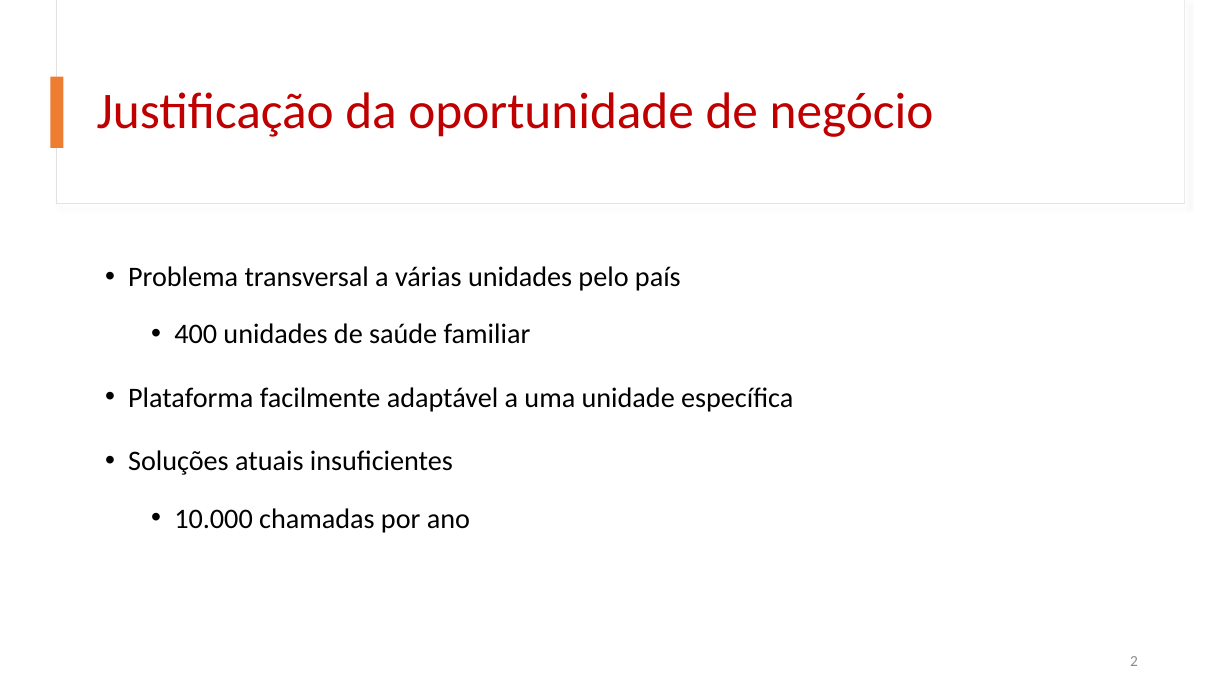
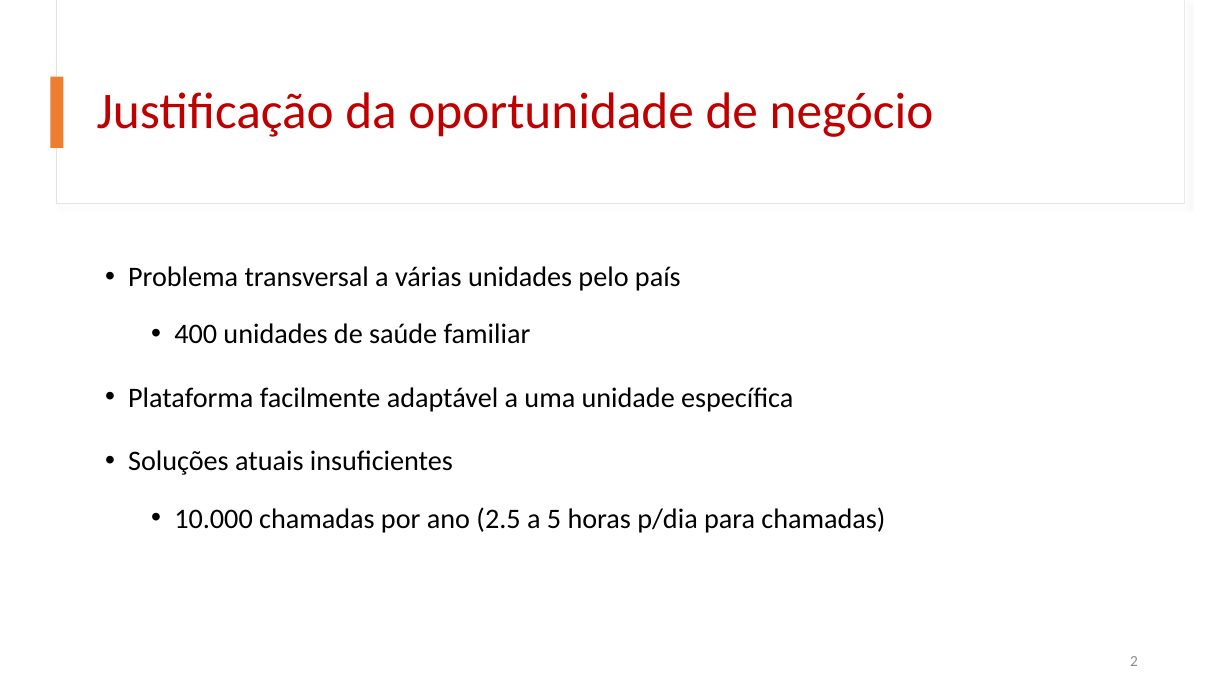
Before and after one commit to fliper6/USF-Portal_Utente, a slide deck: slide 2 of _apresentações/analise_mercado.pptx. Drawn at 1232x693 pixels with LibreOffice and Linux fonts; fonts in the diff are those of the drawing. Boxes give left, top, right and bottom in pixels: in the first picture for what was removed or moved away, otherwise in the second. Text is boxed around its words. In the diff, an @@ line names an element or a change of style, - is before the commit and + after.

```diff
--- a/_apresentações/analise_mercado.pptx
+++ b/_apresentações/analise_mercado.pptx
@@ text at (174, 507, 885, 533): text changed @@
-  • 10.000 chamadas por ano
+  • 10.000 chamadas por ano (2.5 a 5 horas p/dia para chamadas)
```
Also in this commit, not shown: 2 other slides changed, 5 other files.
